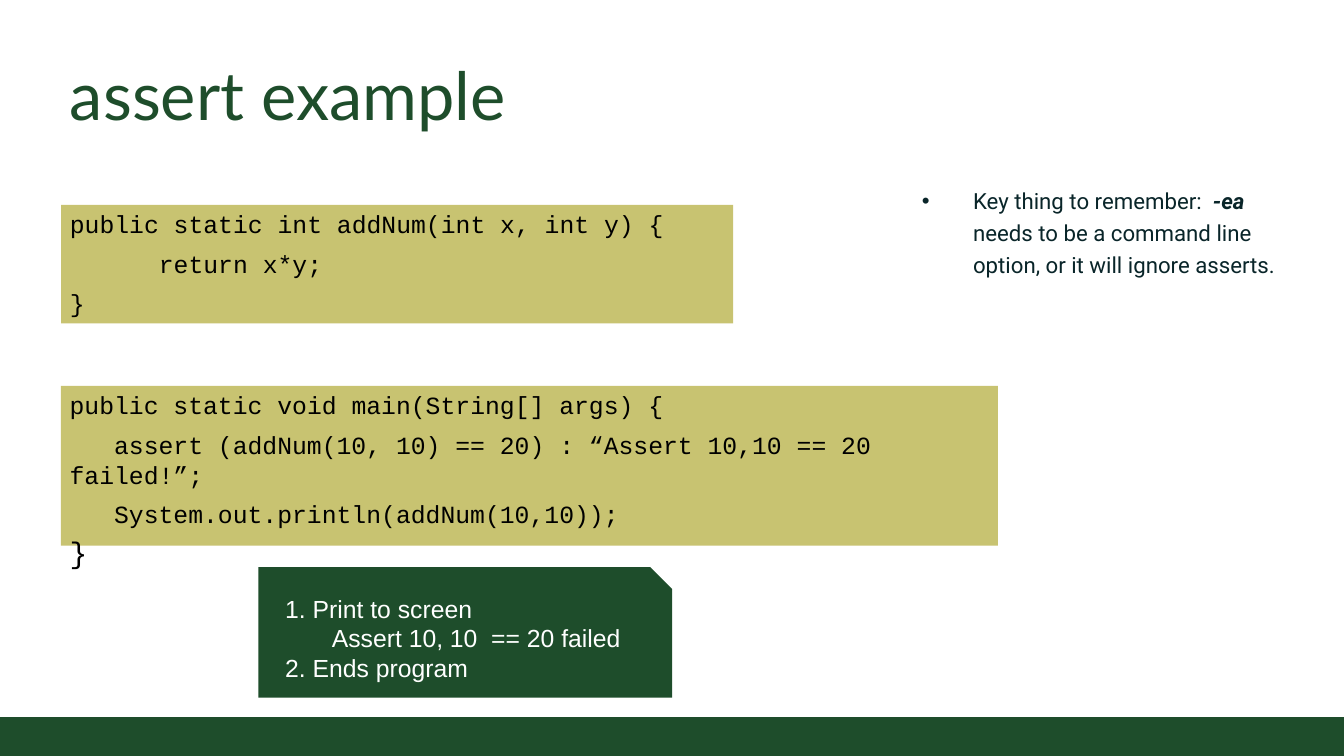
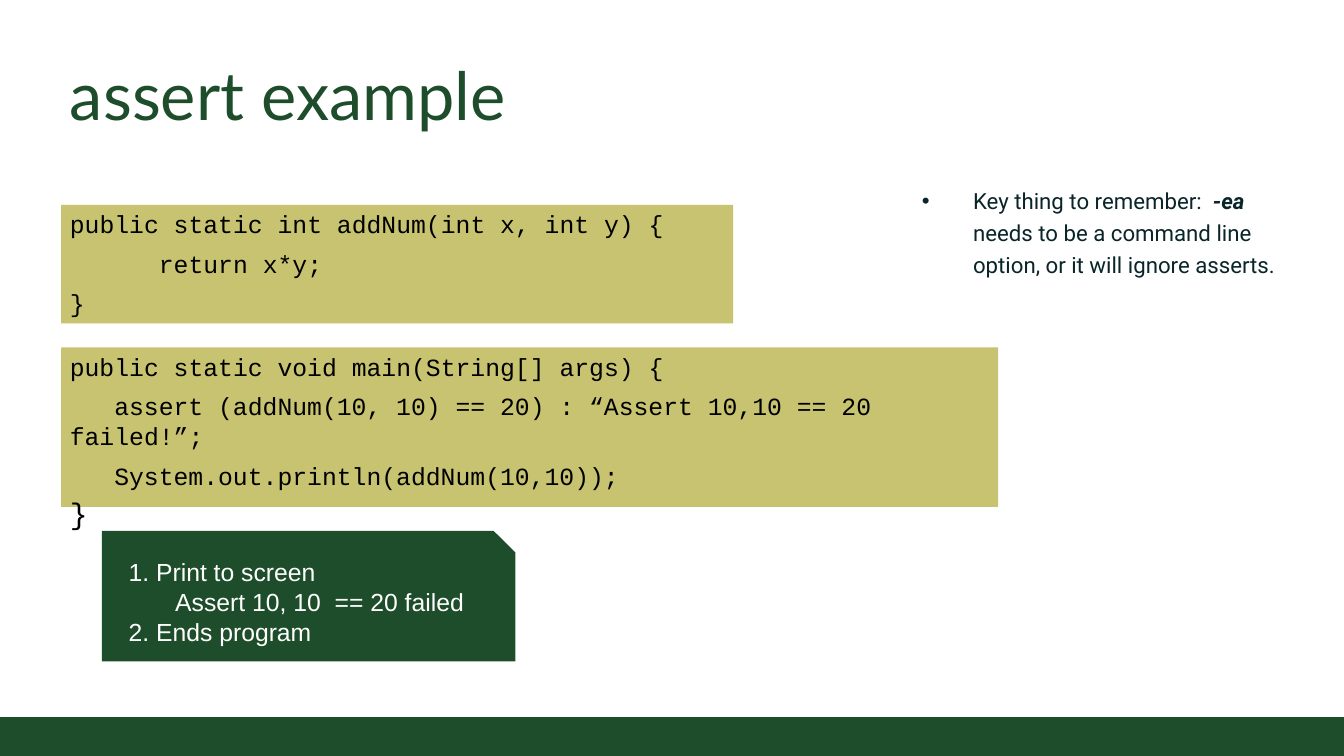
Before and after one commit to coloradostateuniversity/CSUCS1ClassExamples, a slide deck: slide 7 of slides/Online/2020/12 - More Methods.pptx. Drawn at 1344x756 pixels with LibreOffice and Linux fonts; fonts in the diff are those of the drawing; background and template pictures are left out. Boxes give left, top, right and bottom in pixels: in the first picture for what was removed or moved away, otherwise in the second. Text is boxed around its words. In the diff, an @@ line names an element or a change of style, - is before the commit and + after.

```diff
--- a/slides/Online/2020/12 - More Methods.pptx
+++ b/slides/Online/2020/12 - More Methods.pptx
@@ rectangle "public static void main(String[] args) ...": place and size @@
-rectangle "public static void main(String[] args) ..." at (60,386,997,546)
+rectangle "public static void main(String[] args) ..." at (61,348,998,508)
@@ snip rect "1. Print to screen": place and size @@
-snip rect "1. Print to screen" at (259,567,672,698)
+snip rect "1. Print to screen" at (102,531,516,662)
```
Also in this commit, not shown: 4 other slides changed, 13 other files.
